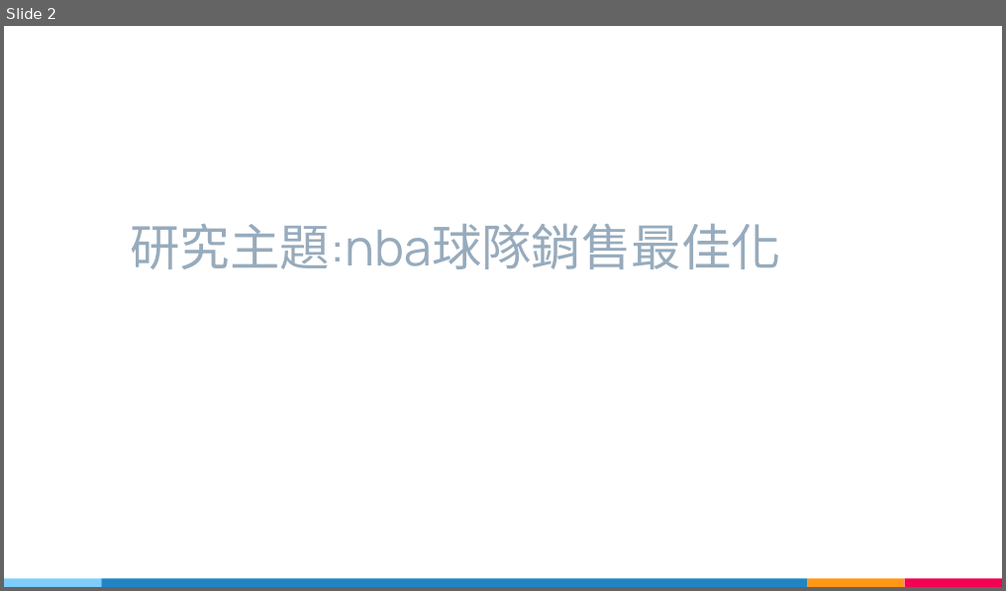
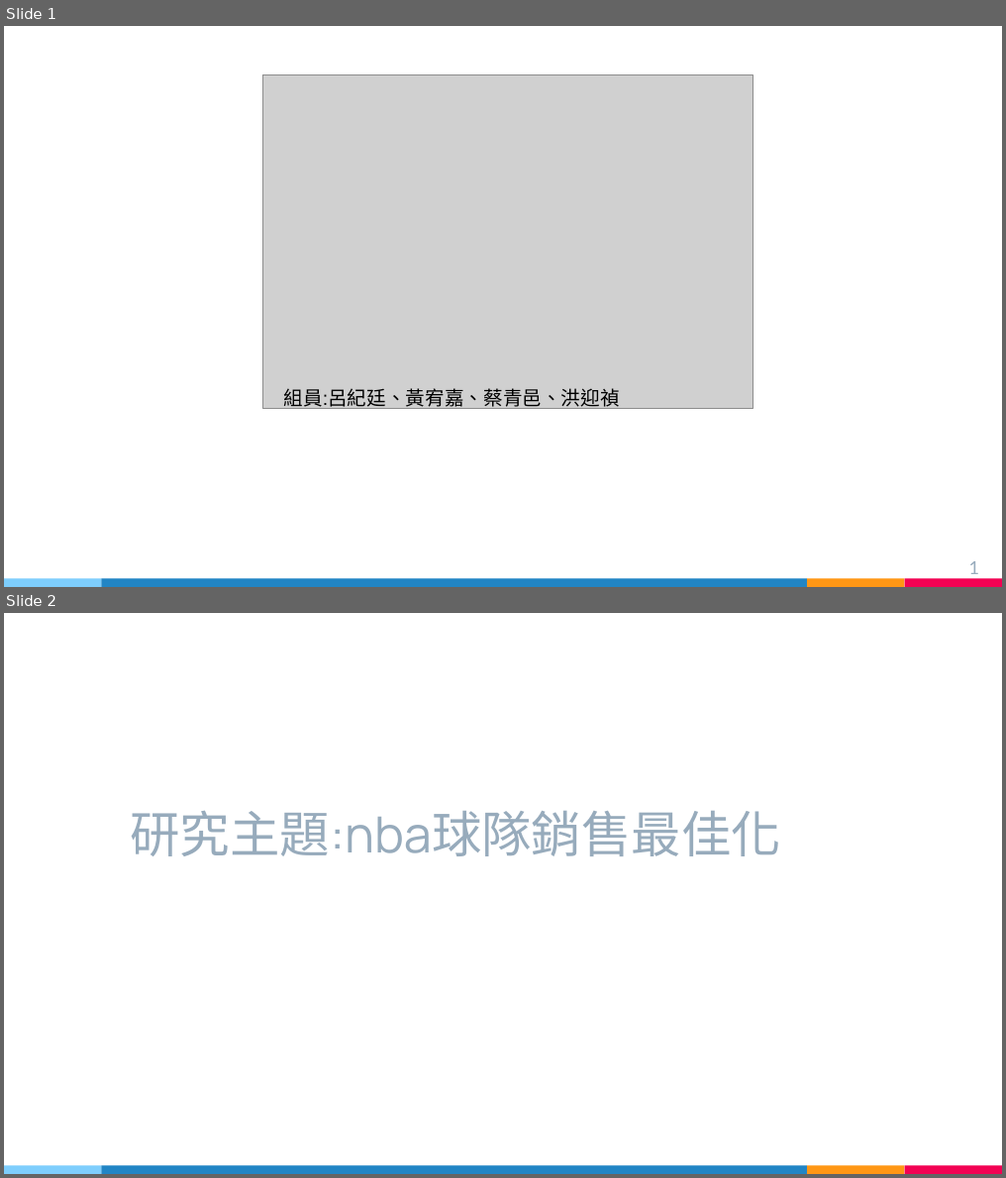
Before and after one commit to plusagainH/Data_Science_Programming_homework, a slide deck: 5_16 pitching.pptx. Shown one above the other, each under a label of ours: slide 2 before the commit, slides 1 and 2 after it. The pictures are 1006x591 and 1006x1178 pixels, drawn with LibreOffice and Linux fonts; fonts in the diff are those of the drawing; grey boxes stand for pictures. Boxes give left, top, right and bottom in pixels: in the first picture for what was removed or moved away, otherwise in the second. Text is boxed around its words. In the diff, an @@ line names an element or a change of style, - is before the commit and + after.

```diff
--- a/5_16 pitching.pptx
+++ b/5_16 pitching.pptx
@@ slide 1 added at (4, 26, 1002, 587), background #FFFFFF; not listed: 4 template elements that a slide beside it also shows @@
@@ picture added at (262, 75, 752, 408) @@
@@ text added at (284, 388, 620, 411), 14 pt, text #000000 @@
+組員:呂紀廷、黃宥嘉、蔡青邑、洪迎禎
@@ page number added at (969, 562, 980, 574), 13 pt, text #97ABBC @@
+1
```
Also in this commit, not shown: 1 slide removed.
